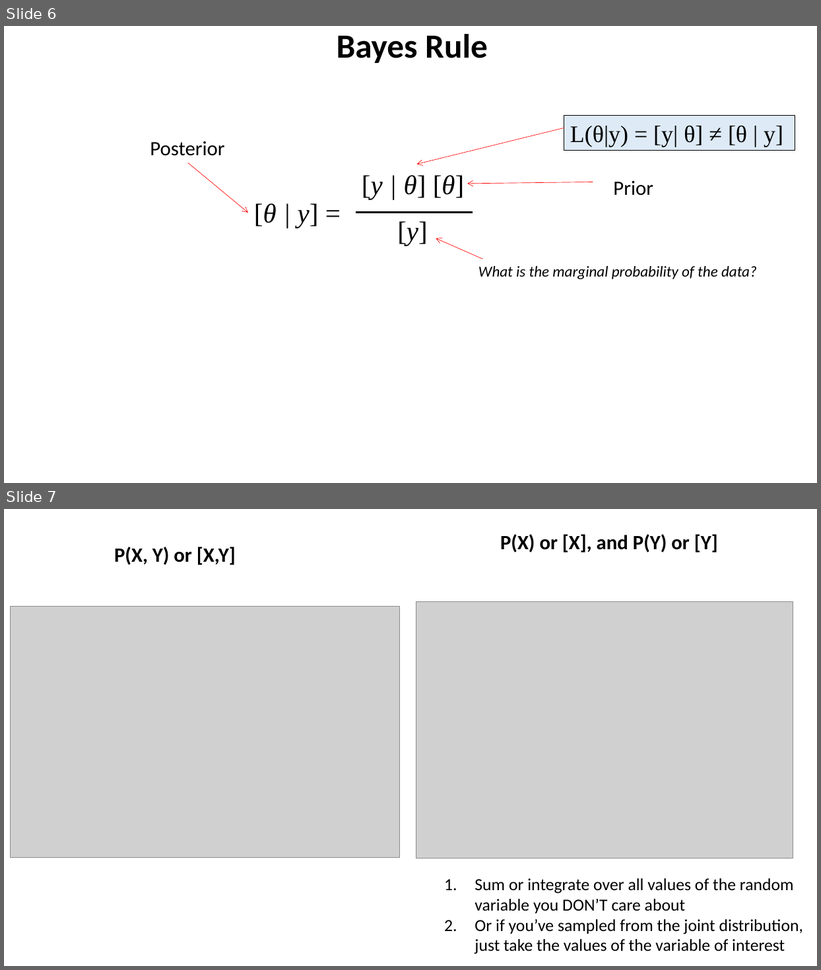
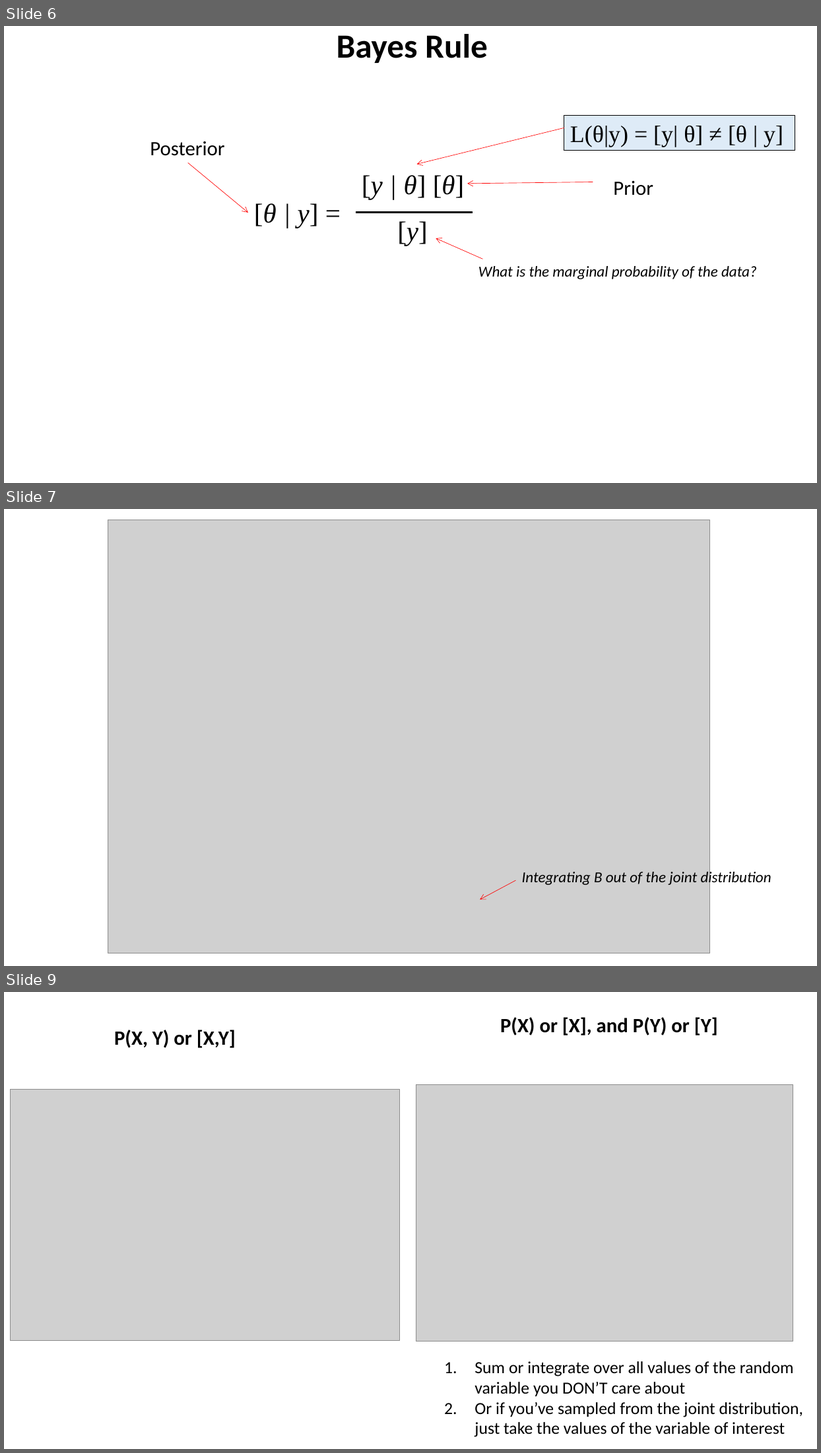
Before and after one commit to taaltree/FW536, a slide deck: Day4_Likelihood_BayesI/FW536_Day4_Afternoon_BayesI_nosoln_accessible.pptx. Shown one above the other, each under a label of ours: slides 6 and 7 before the commit, slides 6, 7 and 9 after it; the slides between them are not shown. The pictures are 821x970 and 821x1453 pixels, drawn with LibreOffice and Linux fonts; fonts in the diff are those of the drawing; grey boxes stand for pictures. Boxes give left, top, right and bottom in pixels: in the first picture for what was removed or moved away, otherwise in the second. Text is boxed around its words. In the diff, an @@ line names an element or a change of style, - is before the commit and + after.

```diff
--- a/Day4_Likelihood_BayesI/FW536_Day4_Afternoon_BayesI_nosoln_accessible.pptx
+++ b/Day4_Likelihood_BayesI/FW536_Day4_Afternoon_BayesI_nosoln_accessible.pptx
@@ slide 7 added at [4,509,817,966], background #FFFFFF @@
@@ picture added at [108,520,710,954] @@
@@ arrow added from (516, 881) to (480, 900), #FF0000 0.5 pt @@
@@ text added at [522,870,772,887], 18 pt, text #000000, italic @@
+Integrating B out of the joint distribution
@@ what was slide 7 is now slide 9 @@
```
Also in this commit, not shown: 1 slide changed, 4 other slides added, 8 other files.
